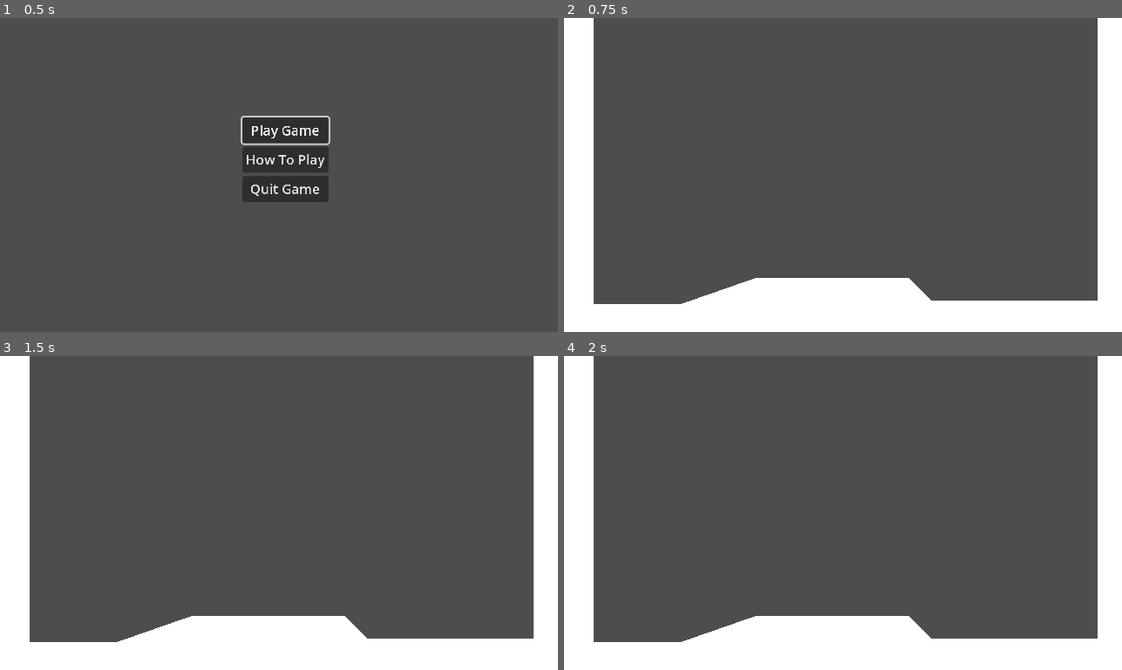
Above: before the commit, frames 1-4 (two rows, left to right).
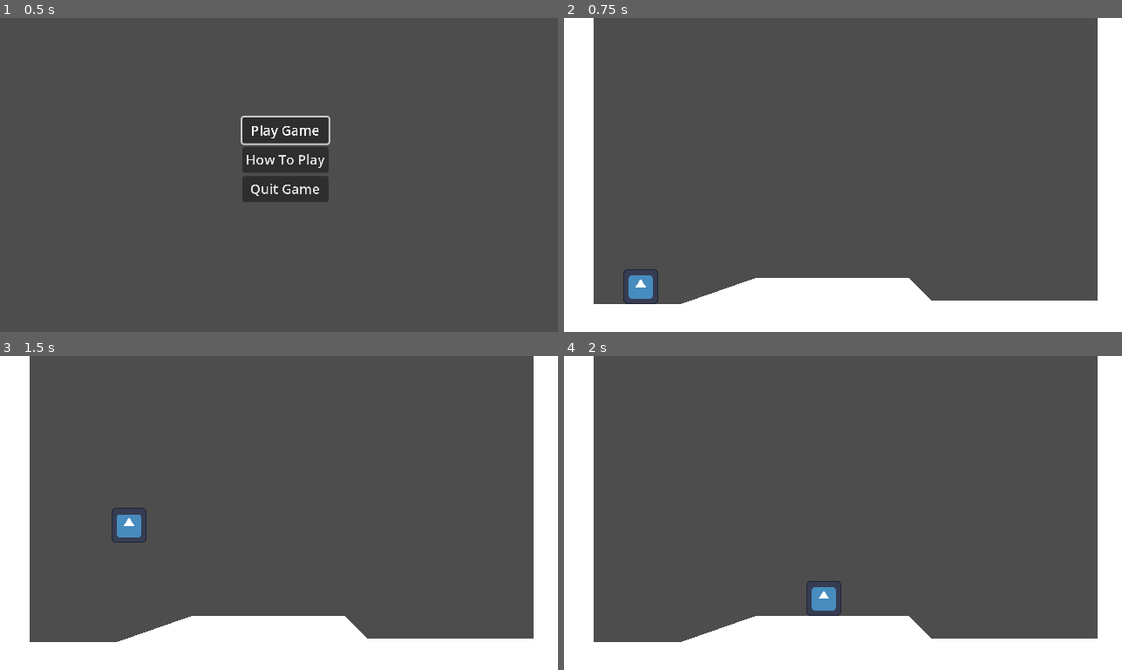
Above: after the commit, the same moments.

Repository: simonoNilssono/godot-project-thor
Game: Godot game, scene res://Scenes/main.tscn
The game is run twice, just before and just after one commit, with the same random seed, the same clock (stepped at 60 frames per second) and the same inputs. The engine's default icon, where the game draws it, is replaced by a stand-in: a white triangle on a blue panel in a dark square.
Inputs:
- Up to frame 1 (0.5 s): no input
- Up to frame 2 (0.75 s): click "Play Game" at 0.5 s
- Up to frame 3 (1.5 s): tap Enter (ui_accept) at 1.25, 1.35 s; hold Right (ui_right) from 1.28 s (still down)
- Up to frame 4 (2 s): keep holding Right (ui_right); tap Enter (ui_accept) at 1.52, 1.82 s

Frame 1 is identical in both runs. In frame 2, 0.4% of the frame differs, in the area x 10-17%, y 80-92%; in frame 3, 0.4%; in frame 4, 0.4%.

Commit message:
added player and movement

Diff:
--- a/Scenes/lvl_1.tscn
+++ b/Scenes/lvl_1.tscn
@@ -1,6 +1,7 @@
-[gd_scene load_steps=2 format=3 uid="uid://bv0n1d4fy0apd"]
+[gd_scene load_steps=3 format=3 uid="uid://bv0n1d4fy0apd"]
 
 [ext_resource type="Script" path="res://Scripts/lvl_1.gd" id="1_enerb"]
+[ext_resource type="PackedScene" uid="uid://cv4aqvqnskoll" path="res://Scenes/player.tscn" id="2_auyrg"]
 
 [node name="Lvl1" type="Node2D"]
 script = ExtResource("1_enerb")
@@ -11,3 +12,6 @@
 polygon = PackedVector2Array(-1, -1, 17, 0, 17, 164, 67, 164, 110, 149, 198, 149, 211, 162, 306, 162, 306, 0, 320, 0, 320, 180, 0, 180)
 
 [node name="Polygon2D" type="Polygon2D" parent="ground/CollisionPolygon2D"]
+
+[node name="Player" parent="ground/CollisionPolygon2D" instance=ExtResource("2_auyrg")]
+position = Vector2(44, 146)
--- /dev/null
+++ b/Scenes/player.tscn
@@ -0,0 +1,16 @@
+[gd_scene load_steps=4 format=3 uid="uid://cv4aqvqnskoll"]
+
+[ext_resource type="Texture2D" uid="uid://kf52anhb6b1p" path="res://icon.svg" id="1_c4abp"]
+[ext_resource type="Script" path="res://Scripts/player.gd" id="1_r2mqc"]
+
+[sub_resource type="RectangleShape2D" id="RectangleShape2D_we3n4"]
+
+[node name="Player" type="CharacterBody2D"]
+script = ExtResource("1_r2mqc")
+
+[node name="CollisionShape2D" type="CollisionShape2D" parent="."]
+shape = SubResource("RectangleShape2D_we3n4")
+
+[node name="Sprite2D" type="Sprite2D" parent="."]
+scale = Vector2(0.15671, 0.15671)
+texture = ExtResource("1_c4abp")
--- /dev/null
+++ b/Scripts/player.gd
@@ -0,0 +1,25 @@
+extends CharacterBody2D
+
+
+const SPEED = 150.0
+const JUMP_VELOCITY = -350.0
+
+
+func _physics_process(delta: float) -> void:
+	# Add the gravity.
+	if not is_on_floor():
+		velocity += get_gravity() * delta
+
+	# Handle jump.
+	if Input.is_action_just_pressed("ui_accept") and is_on_floor():
+		velocity.y = JUMP_VELOCITY
+
+	# Get the input direction and handle the movement/deceleration.
+	# As good practice, you should replace UI actions with custom gameplay actions.
+	var direction := Input.get_axis("ui_left", "ui_right")
+	if direction:
+		velocity.x = direction * SPEED
+	else:
+		velocity.x = move_toward(velocity.x, 0, SPEED)
+
+	move_and_slide()
